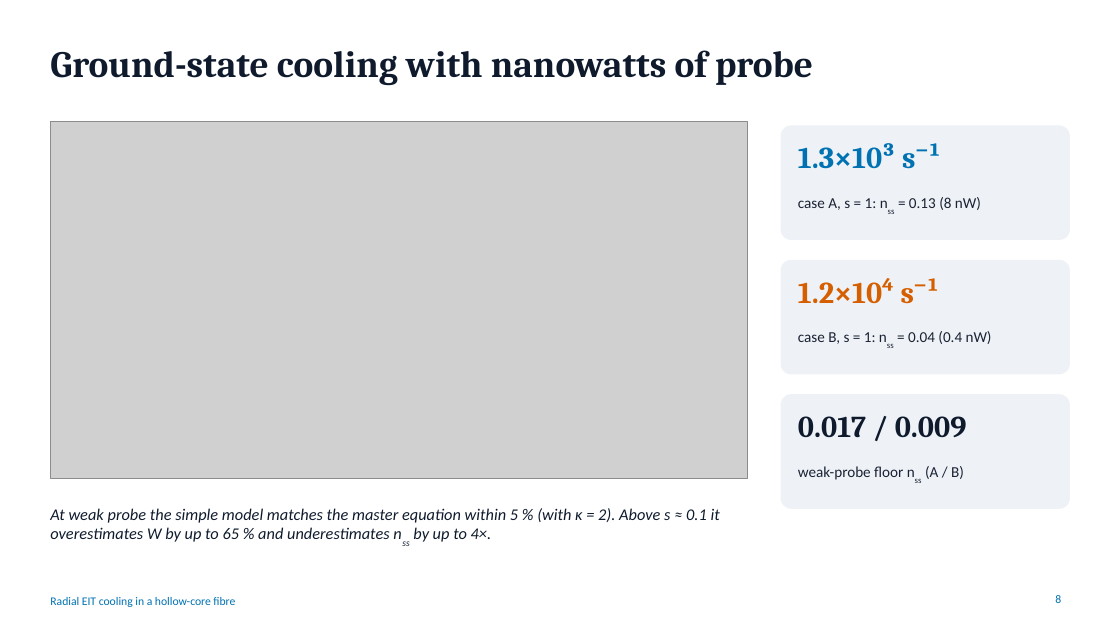
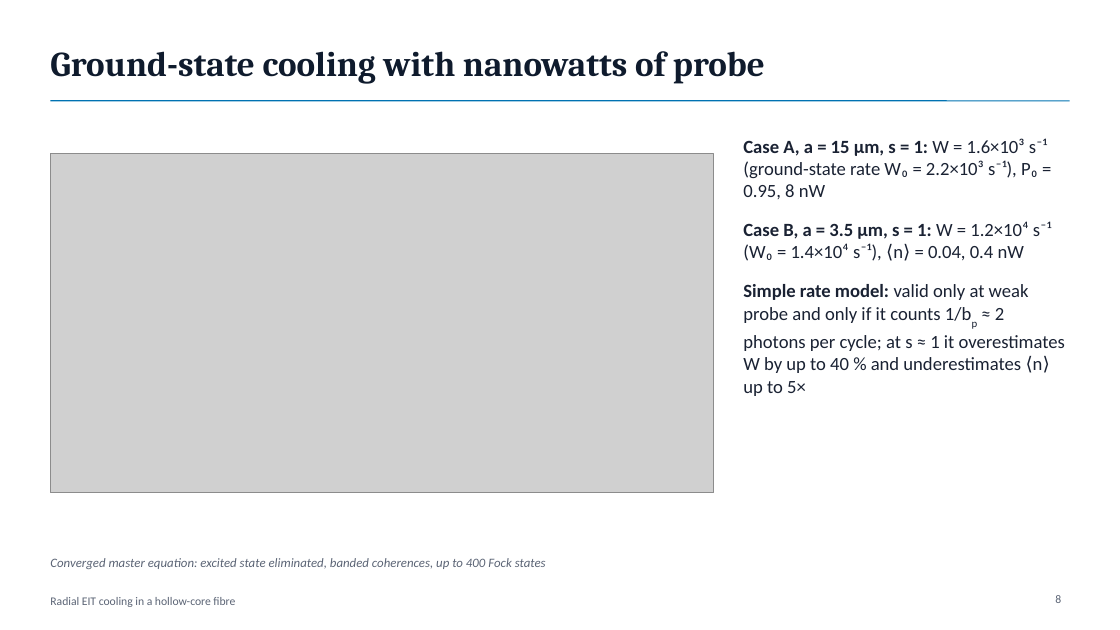
Before and after one commit to Leonardo-Razzai/hcf-eit-cooling, a slide deck: slide 8 of presentation/radial_eit_cooling_talk.pptx. Drawn at 1120x630 pixels with LibreOffice and Linux fonts; fonts in the diff are those of the drawing; grey boxes stand for pictures. Boxes give left, top, right and bottom in pixels: in the first picture for what was removed or moved away, otherwise in the second. Text is boxed around its words. In the diff, an @@ line names an element or a change of style, - is before the commit and + after.

```diff
--- a/presentation/radial_eit_cooling_talk.pptx
+++ b/presentation/radial_eit_cooling_talk.pptx
@@ title "Ground-state cooling with nanowatts of ..." at <box>50,51,765,84</box>: size 32 to 30 pt @@
@@ line added from (50, 101) to (1070, 101), #0072B2 1 pt @@
@@ text added at <box>743,138,1065,396</box>, 16 pt, text #1A2233 @@
+• Case A, a = 15 µm, s = 1: W = 1.6×10³ s⁻¹ (ground-state rate W₀ = 2.2×10³ s⁻¹), P₀ = 0.95, 8 nW
+• Case B, a = 3.5 µm, s = 1: W = 1.2×10⁴ s⁻¹ (W₀ = 1.4×10⁴ s⁻¹), ⟨n⟩ = 0.04, 0.4 nW
+• Simple rate model: valid only at weak probe and only if it counts 1/bp ≈ 2 photons per cycle; at s ≈ 1 it overestimates W by up to 40 % and underestimates ⟨n⟩ up to 5×
@@ rounded rectangle removed at <box>781,126,1070,239</box> @@
@@ text removed at <box>798,143,941,169</box> @@
-1.3×10³ s⁻¹
@@ picture: place and size @@
-picture at <box>50,122,748,478</box>
+picture at <box>50,154,714,493</box>
@@ text removed at <box>798,197,981,210</box> @@
-case A, s = 1: nss = 0.13 (8 nW)
@@ rounded rectangle removed at <box>781,260,1070,374</box> @@
@@ text removed at <box>798,278,939,304</box> @@
-1.2×10⁴ s⁻¹
@@ text removed at <box>798,331,992,344</box> @@
-case B, s = 1: nss = 0.04 (0.4 nW)
@@ rounded rectangle removed at <box>781,395,1070,508</box> @@
@@ text removed at <box>798,416,967,438</box> @@
-0.017 / 0.009
@@ text removed at <box>798,466,964,480</box> @@
-weak-probe floor nss (A / B)
@@ text removed at <box>50,508,720,542</box> @@
-At weak probe the simple model matches the master equation within 5 % (with κ = 2). Above s ≈ 0.1 it overestimates W by up to 65 % and underestimates nss by up to 4×.
@@ text added at <box>50,558,546,569</box>, 11 pt, text #5B6475, italic @@
+Converged master equation: excited state eliminated, banded coherences, up to 400 Fock states
@@ text "Radial EIT cooling in a ..." at <box>50,597,235,607</box>: text colour #0072B2 to #5B6475 @@
@@ page number at <box>1055,595,1061,603</box>: text colour #0072B2 to #5B6475 @@
```
Also in this commit, not shown: 16 slides added, 17 slides removed, 29 other files.
